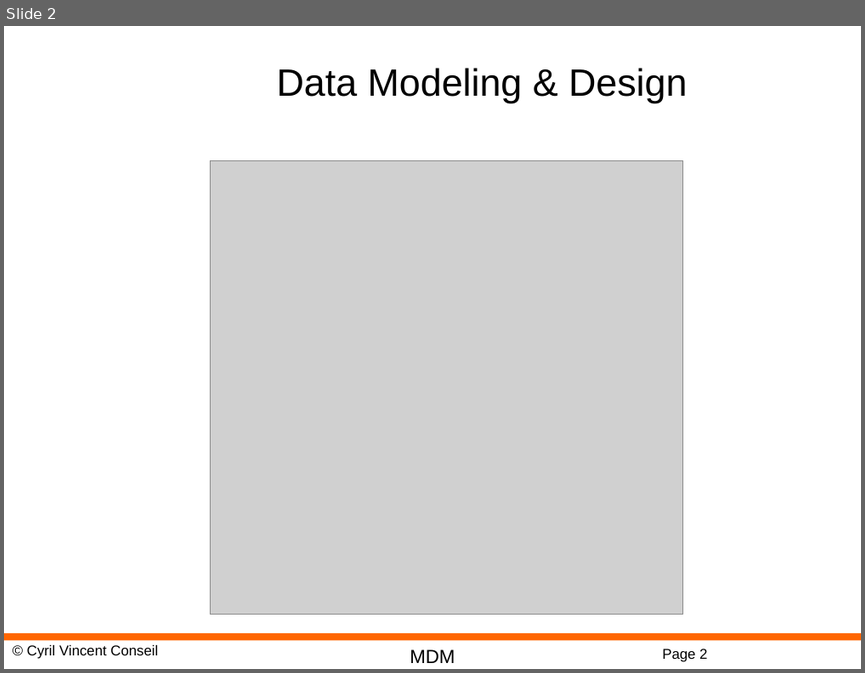
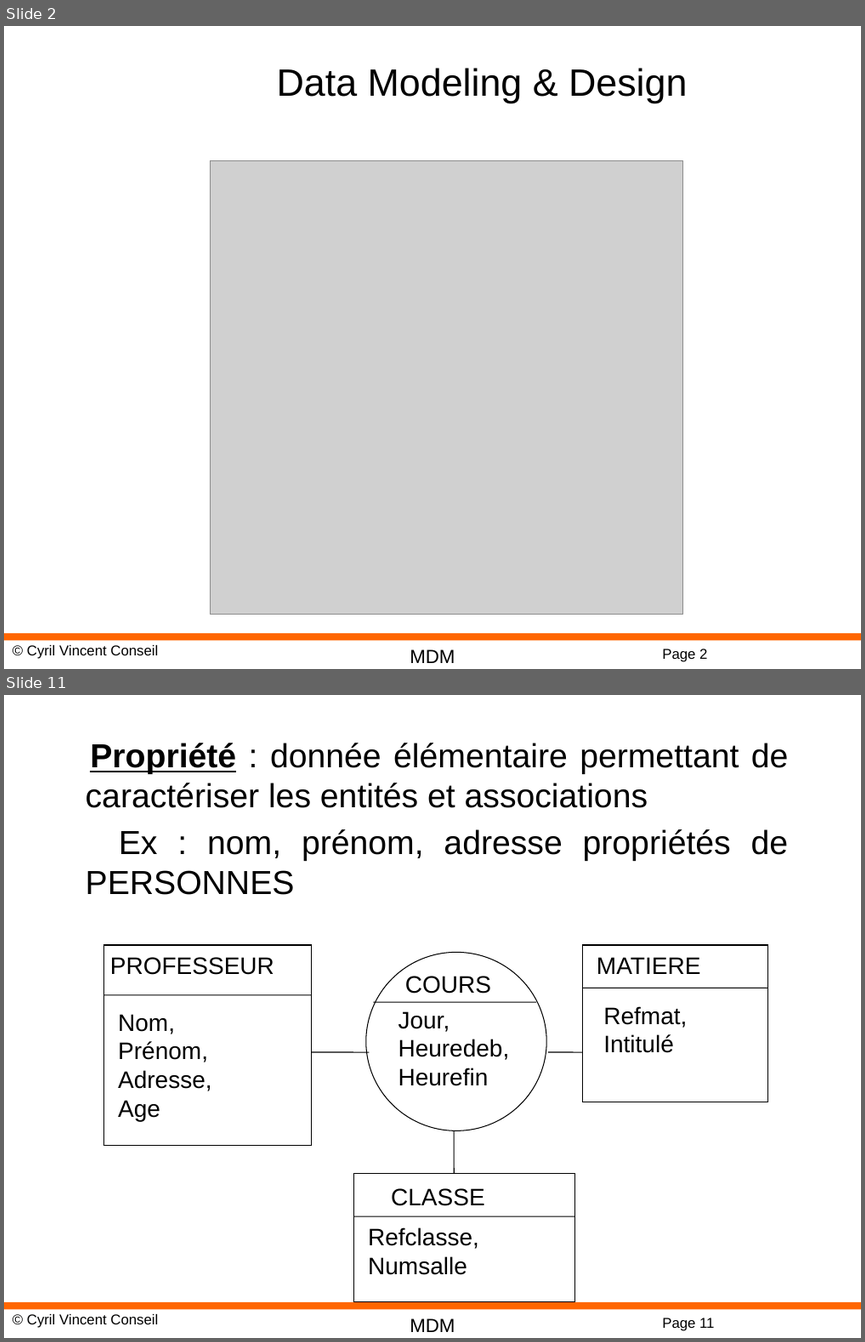
Before and after one commit to cyrilvincent/mdm, a slide deck: DM05-Design.pptx. Shown one above the other, each under a label of ours: slide 2 before the commit, slides 2 and 11 after it; the slides between them are not shown. The pictures are 865x673 and 865x1342 pixels, drawn with LibreOffice and Linux fonts; fonts in the diff are those of the drawing; grey boxes stand for pictures; background and template pictures are left out. Boxes give left, top, right and bottom in pixels: in the first picture for what was removed or moved away, otherwise in the second. Text is boxed around its words. In the diff, an @@ line names an element or a change of style, - is before the commit and + after.

```diff
--- a/DM05-Design.pptx
+++ b/DM05-Design.pptx
@@ slide 11 added at (4,695,861,1338), background #FFFFFF; not listed: 4 template elements that a slide beside it also shows @@
@@ text added at (86,743,789,895), 28 pt, text #000000 @@
+Propriété : donnée élémentaire permettant de caractériser les entités et associations
+Ex : nom, prénom, adresse propriétés de PERSONNES
@@ group added at (104,945,768,1302): 8 texts, 7 lines, 3 rectangles, 1 ellipse @@
+PROFESSEUR
+Nom,
+Prénom,
+Adresse,
+Age
+COURS
+Jour,
+Heuredeb,
+Heurefin
+MATIERE
+Refmat,
+Intitulé
+CLASSE
+Refclasse,
+Numsalle
```
Also in this commit, not shown: 1 slide changed, 58 other slides added, 3 slides removed, 32 other files.
